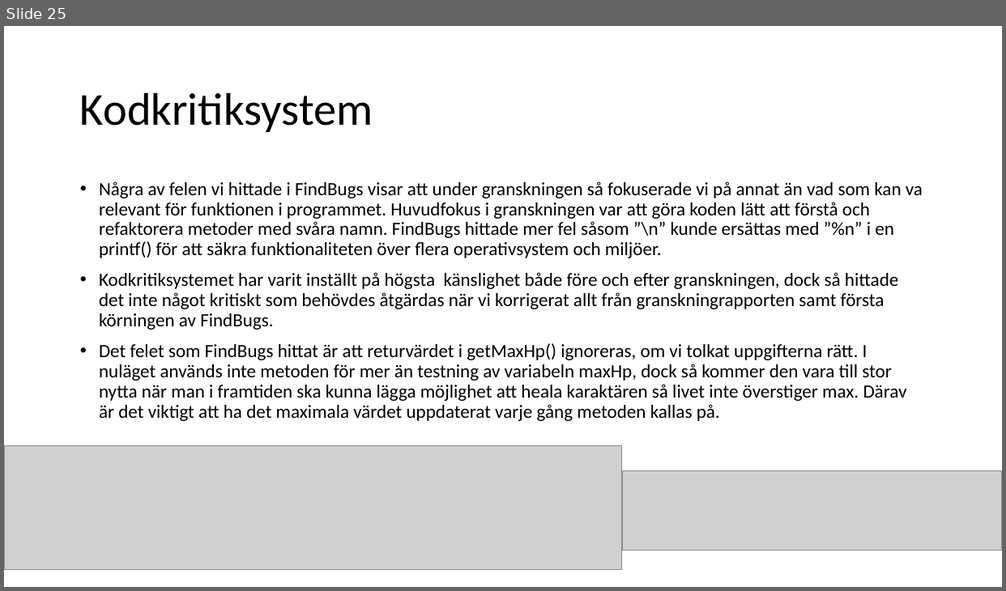
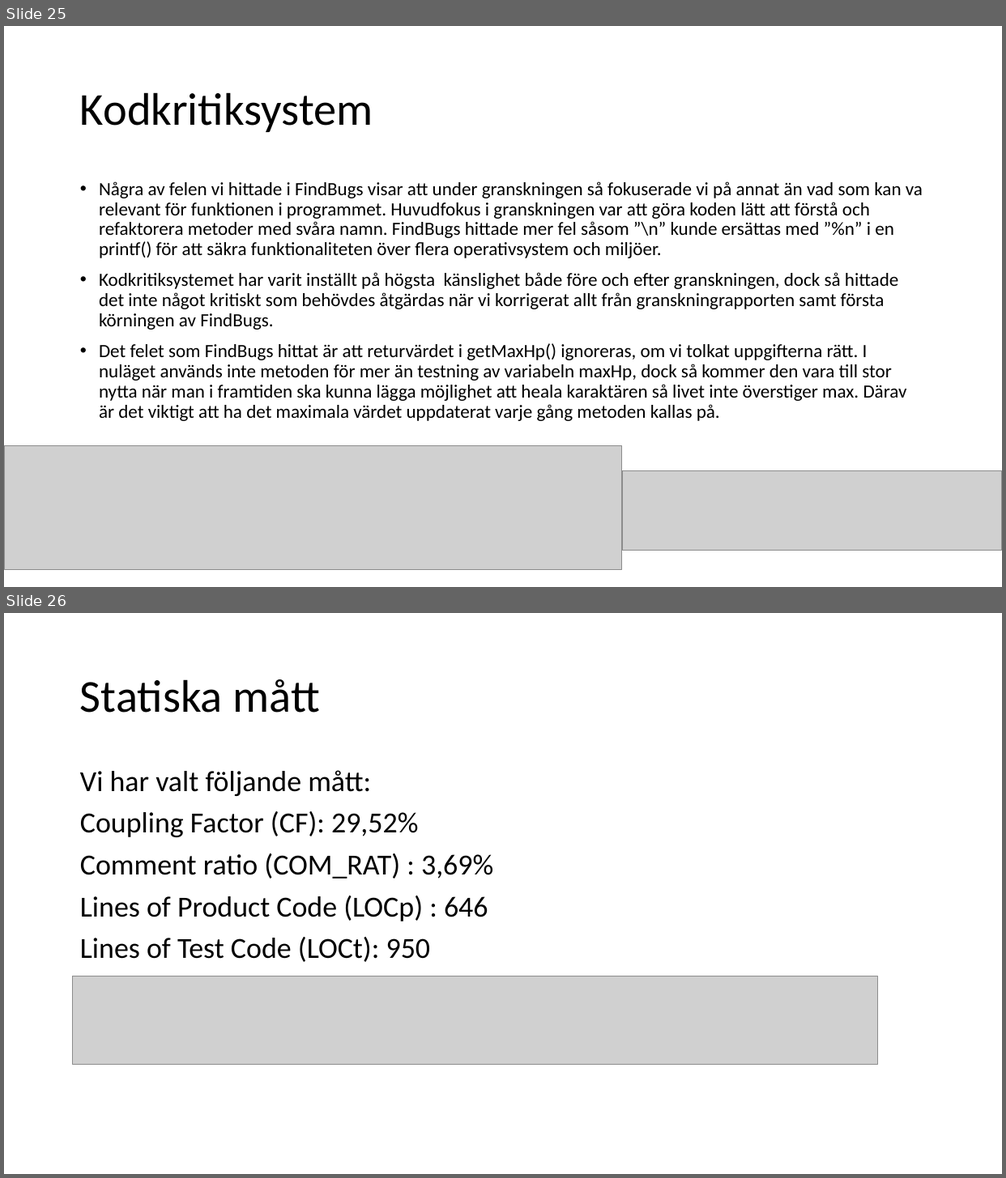
Before and after one commit to fyrtio2/projektINTE, a slide deck: 01 Dokumentation/slutredovisning.pptx. Shown one above the other, each under a label of ours: slide 25 before the commit, slides 25 and 26 after it. The pictures are 1006x591 and 1006x1178 pixels, drawn with LibreOffice and Linux fonts; fonts in the diff are those of the drawing; grey boxes stand for pictures. Boxes give left, top, right and bottom in pixels: in the first picture for what was removed or moved away, otherwise in the second. Text is boxed around its words. In the diff, an @@ line names an element or a change of style, - is before the commit and + after.

```diff
--- a/01 Dokumentation/slutredovisning.pptx
+++ b/01 Dokumentation/slutredovisning.pptx
@@ slide 26 added at (x1=4, y1=613, x2=1002, y2=1174), background #FFFFFF @@
@@ title added at (x1=80, y1=679, x2=320, y2=713), 44 pt, text #000000 @@
+Statiska mått
@@ text added at (x1=80, y1=770, x2=493, y2=962), 28 pt, text #000000 @@
+Vi har valt följande mått:
+Coupling Factor (CF): 29,52%
+Comment ratio (COM_RAT) : 3,69%
+Lines of Product Code (LOCp) : 646
+Lines of Test Code (LOCt): 950
@@ picture added at (x1=73, y1=976, x2=879, y2=1064) @@
```
Also in this commit, not shown: 3 other slides added, 1 slide removed, 3 other files.
